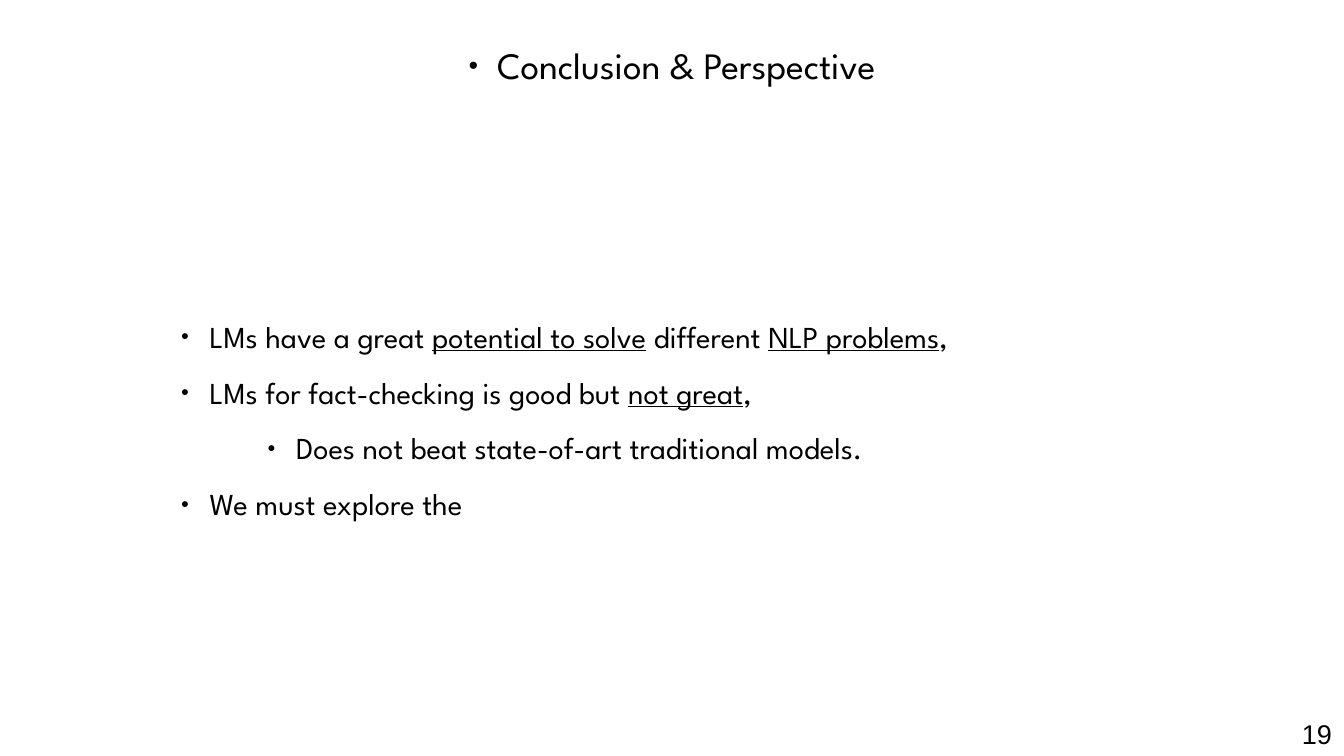
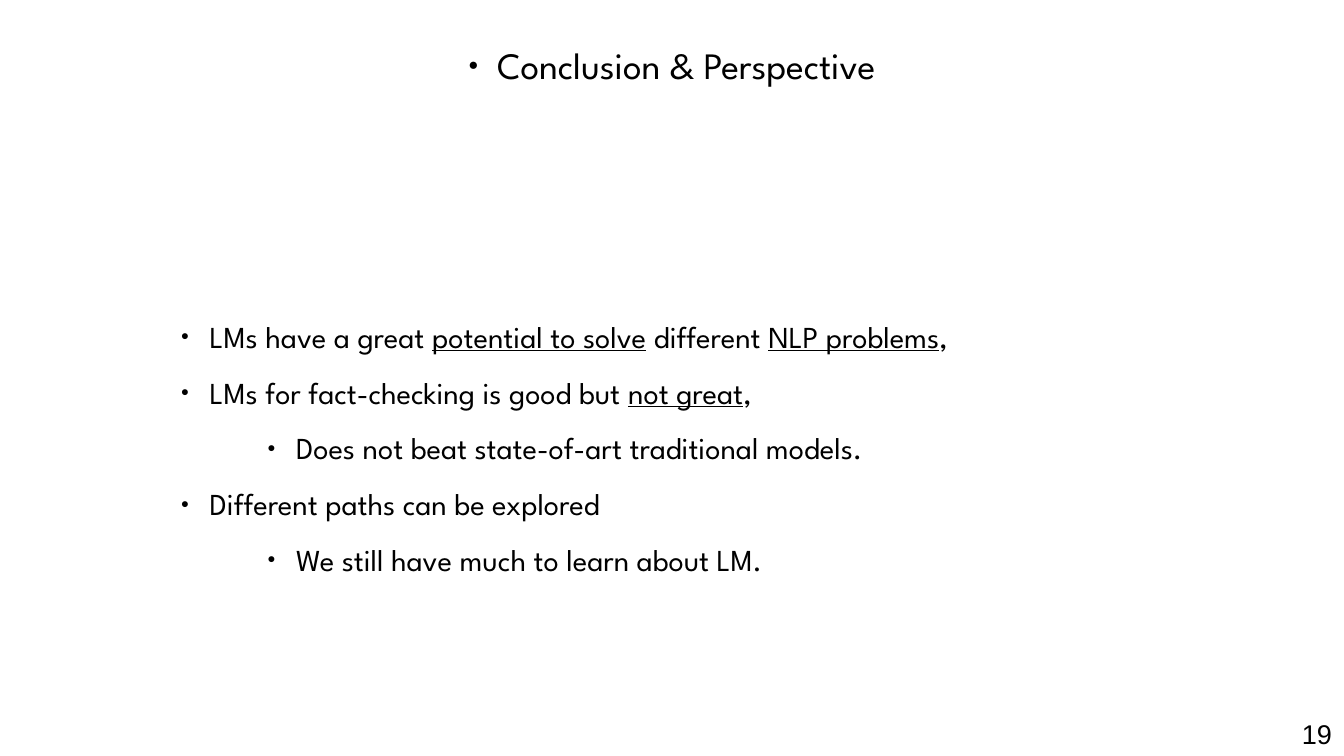
Before and after one commit to othmanelhoufi/LM-for-FactChecking, a slide deck: slide 19 of presentation/NLP_fact_checking.odp. Drawn at 1344x756 pixels with LibreOffice and Linux fonts; fonts in the diff are those of the drawing. Boxes give left, top, right and bottom in pixels: in the first picture for what was removed or moved away, otherwise in the second. Text is boxed around its words. In the diff, an @@ line names an element or a change of style, - is before the commit and + after.

```diff
--- a/presentation/NLP_fact_checking.odp
+++ b/presentation/NLP_fact_checking.odp
@@ text at box(210, 493, 762, 572): text changed @@
-● We must explore the
+● Different paths can be explored
+      ● We still have much to learn about LM.
```
Also in this commit, not shown: 1 other slide changed.
